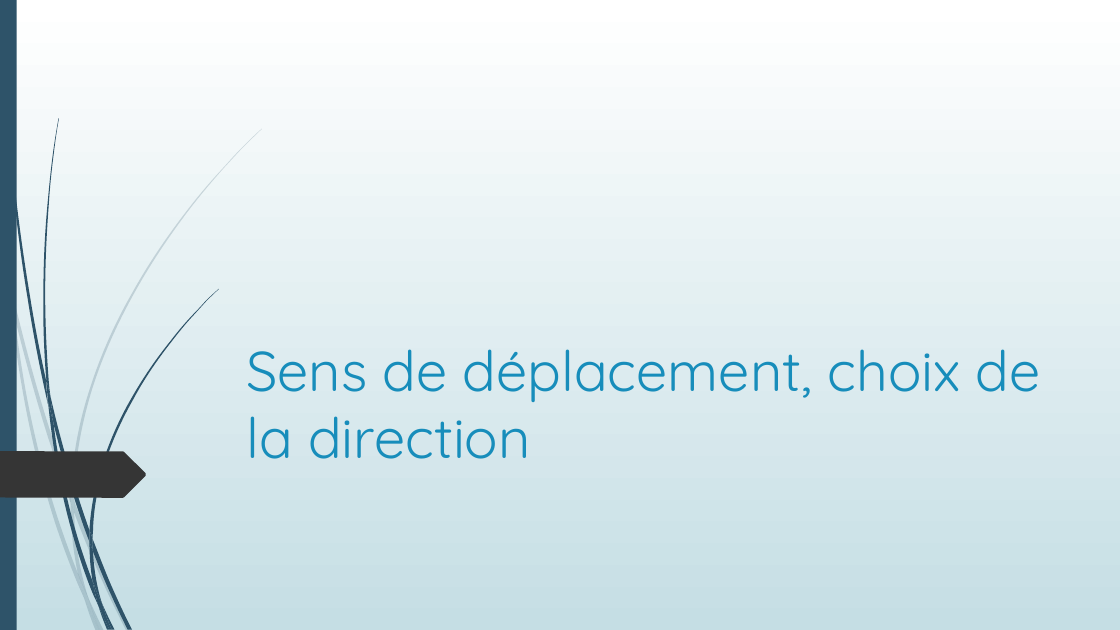
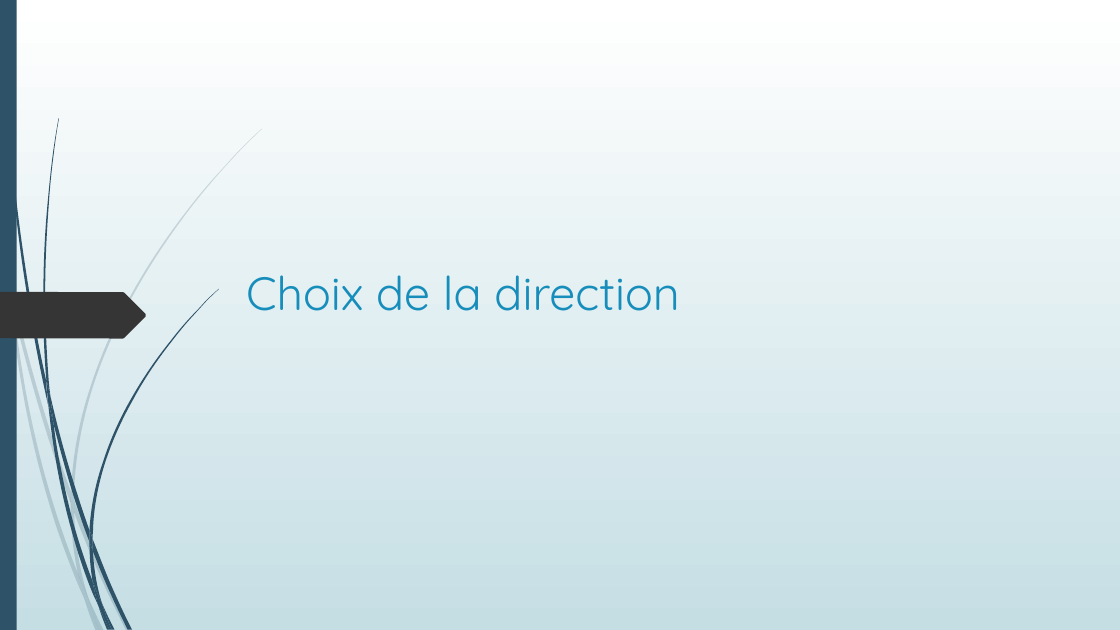
Before and after one commit to Poroing/CrowdDeplacementOptimisation, a slide deck: slide 14 of Présentation/Détermination d'un plan d'évacuation incendie.pptx. Drawn at 1120x630 pixels with LibreOffice and Linux fonts; fonts in the diff are those of the drawing. Boxes give left, top, right and bottom in pixels: in the first picture for what was removed or moved away, otherwise in the second. Text is boxed around its words. In the diff, an @@ line names an element or a change of style, - is before the commit and + after.

```diff
--- a/Présentation/Détermination d'un plan d'évacuation incendie.pptx
+++ b/Présentation/Détermination d'un plan d'évacuation incendie.pptx
@@ freeform shape: place and size @@
-freeform shape at (0,451,146,497)
+freeform shape at (0,292,146,339)
@@ title at (246,275,679,311): text changed; size 48 to 40 pt @@
-Sens de déplacement, choix de la direction
+Choix de la direction
```
Also in this commit, not shown: 12 other slides changed, 14 slides added, 9 slides removed, 11 other files.
